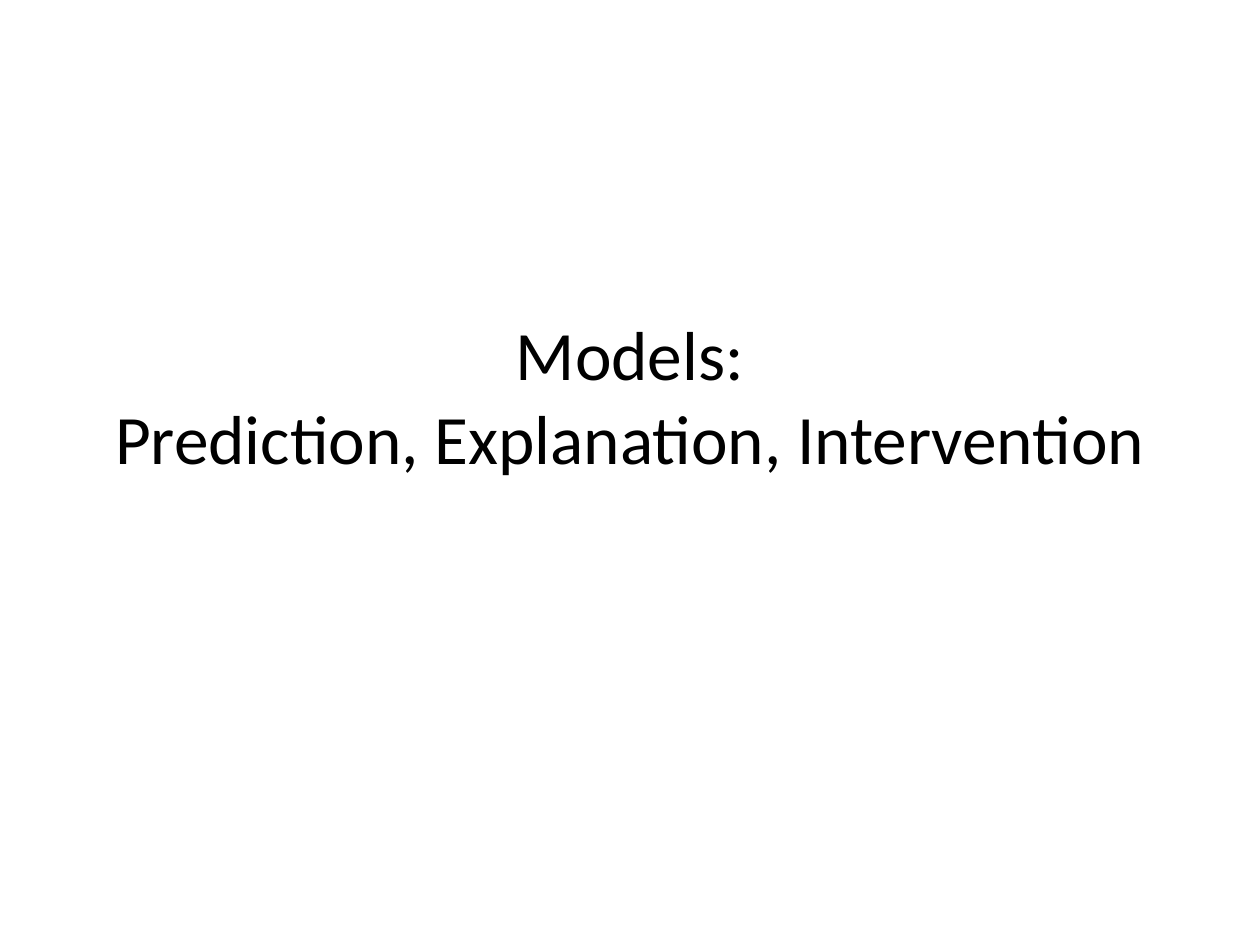
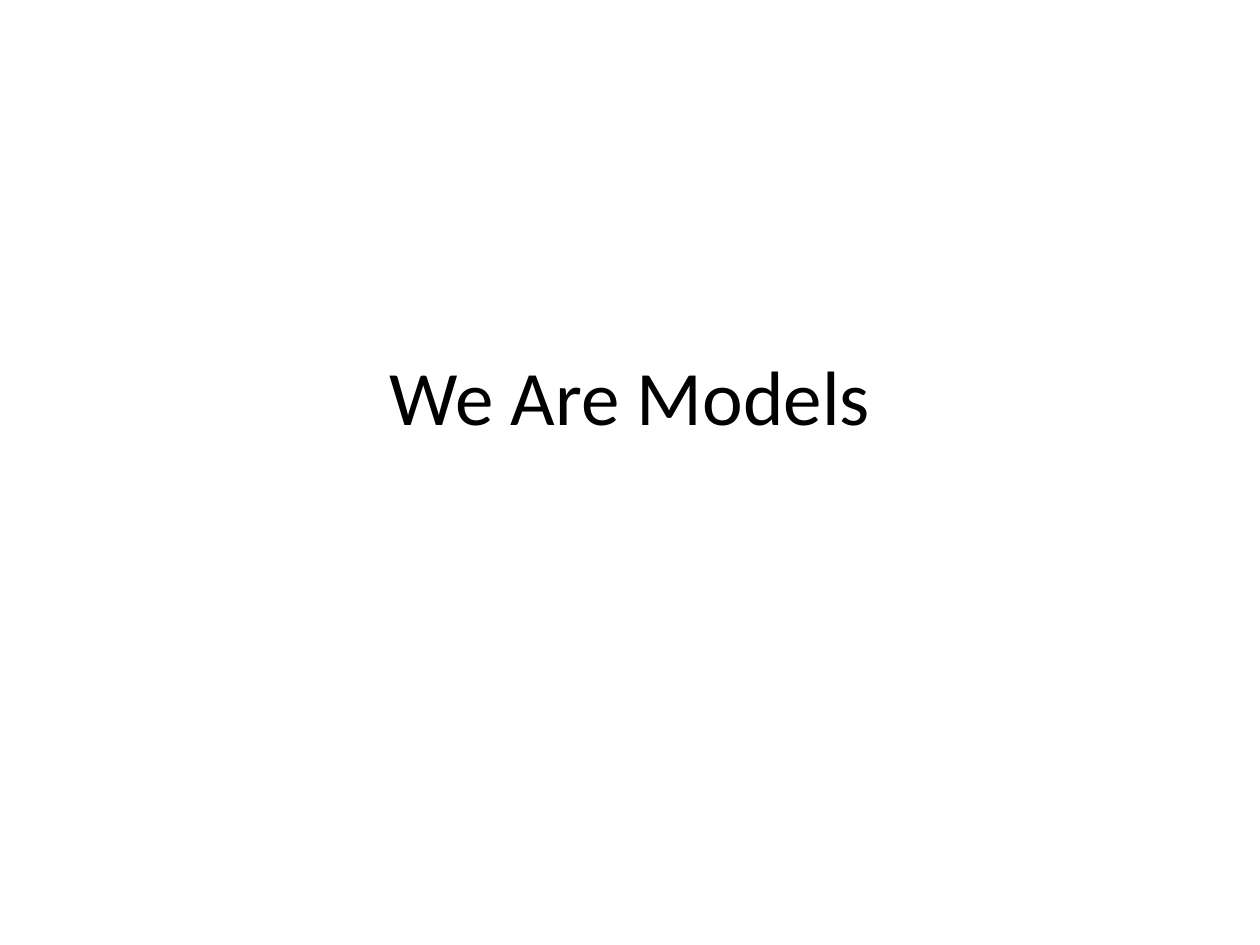
Before and after one commit to dhutchis/ModelTalk, a slide deck: slide 1 of ModelTalk.pptx. Drawn at 1260x945 pixels with LibreOffice and Linux fonts; fonts in the diff are those of the drawing. Boxes give left, top, right and bottom in pixels: in the first picture for what was removed or moved away, otherwise in the second. Text is boxed around its words. In the diff, an @@ line names an element or a change of style, - is before the commit and + after.

```diff
--- a/ModelTalk.pptx
+++ b/ModelTalk.pptx
@@ title at box(390, 371, 870, 426): text changed; size 39.6 to 44 pt @@
-Models:
-Prediction, Explanation, Intervention
+We Are Models
```
Also in this commit, not shown: 3 other slides changed, 5 slides added, 4 slides removed, 1 other file.
